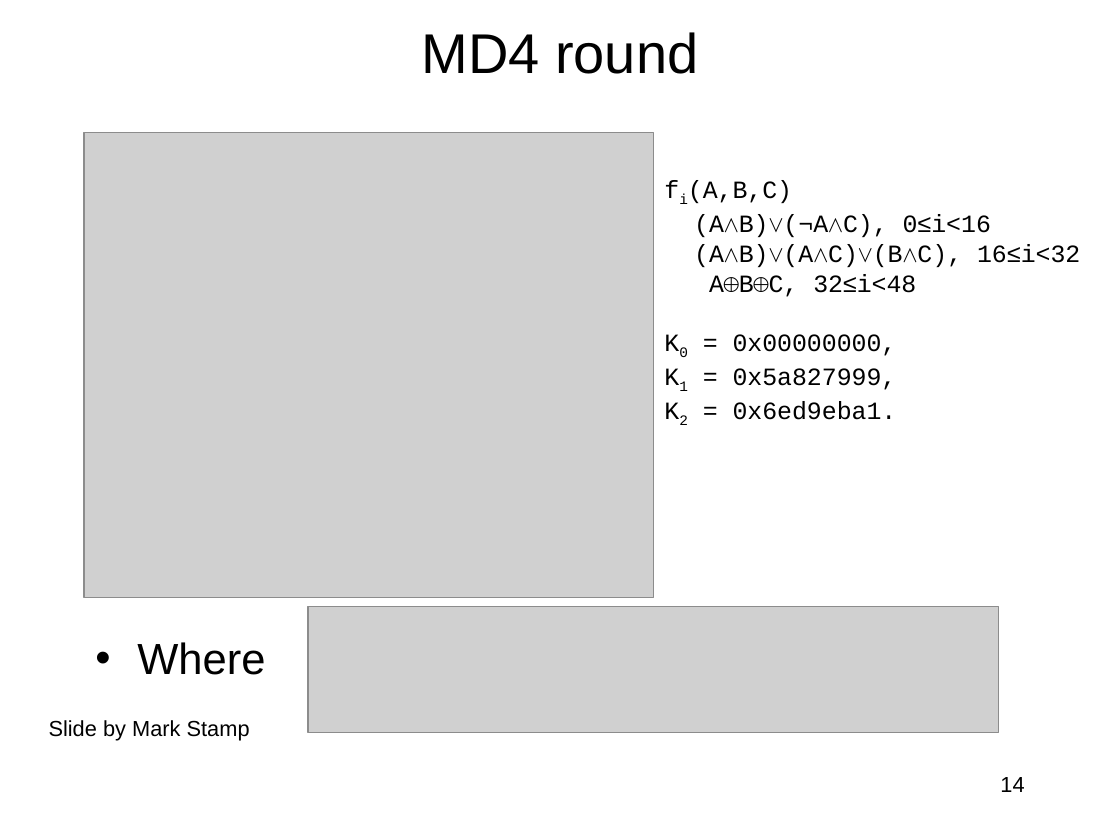
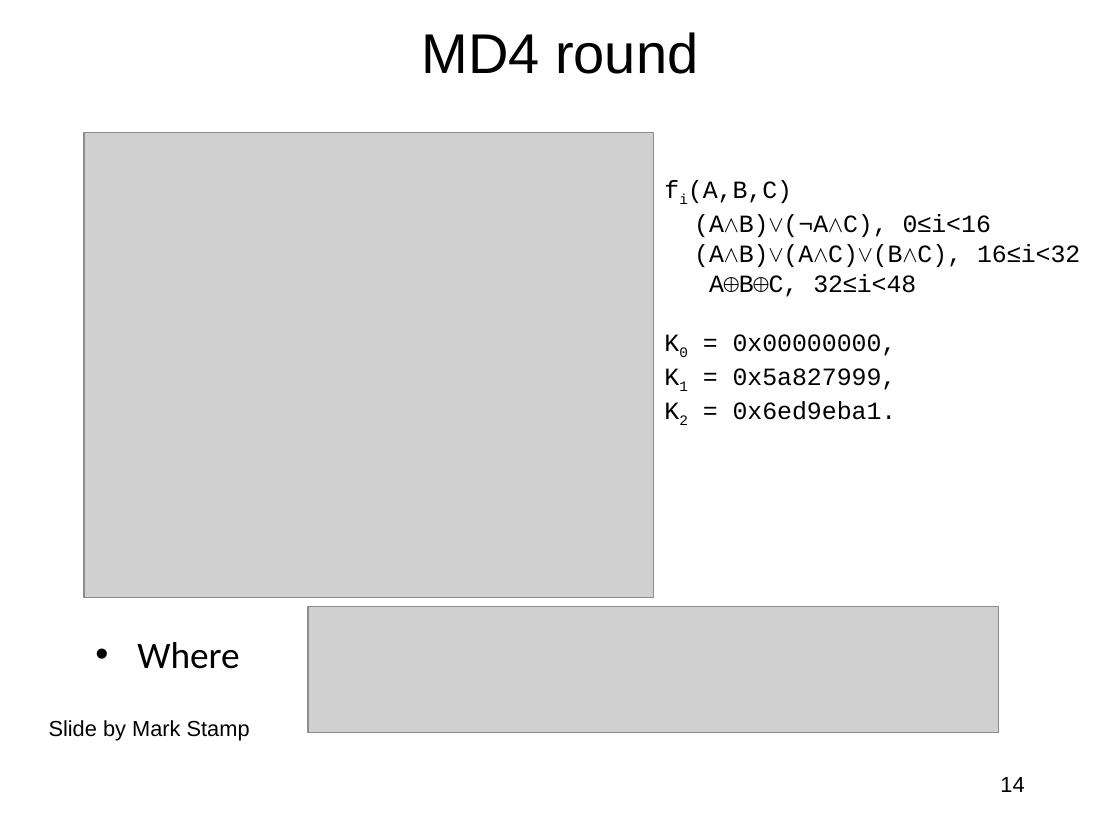
Before and after one commit to jlmucb/class_notes, a slide deck: slide 14 of BerkeleyClass/CS290Spring2013/Lectures/Cryptoclass6.pptx. Drawn at 1120x840 pixels with LibreOffice and Linux fonts; fonts in the diff are those of the drawing; grey boxes stand for pictures. Boxes give left, top, right and bottom in pixels: in the first picture for what was removed or moved away, otherwise in the second. Text is boxed around its words. In the diff, an @@ line names an element or a change of style, - is before the commit and + after.

```diff
--- a/BerkeleyClass/CS290Spring2013/Lectures/Cryptoclass6.pptx
+++ b/BerkeleyClass/CS290Spring2013/Lectures/Cryptoclass6.pptx
@@ text "Where" at [137, 642, 239, 669]: size 28 to 24 pt, font Arial to Calibri @@
```
Also in this commit, not shown: 2 other slides changed, 11 other files.
